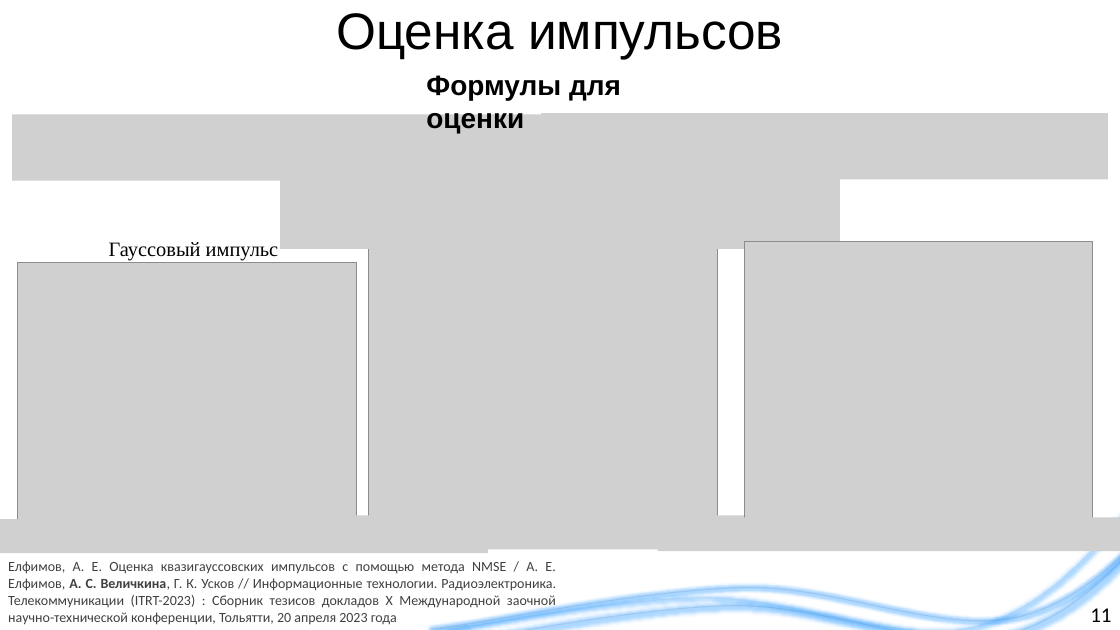
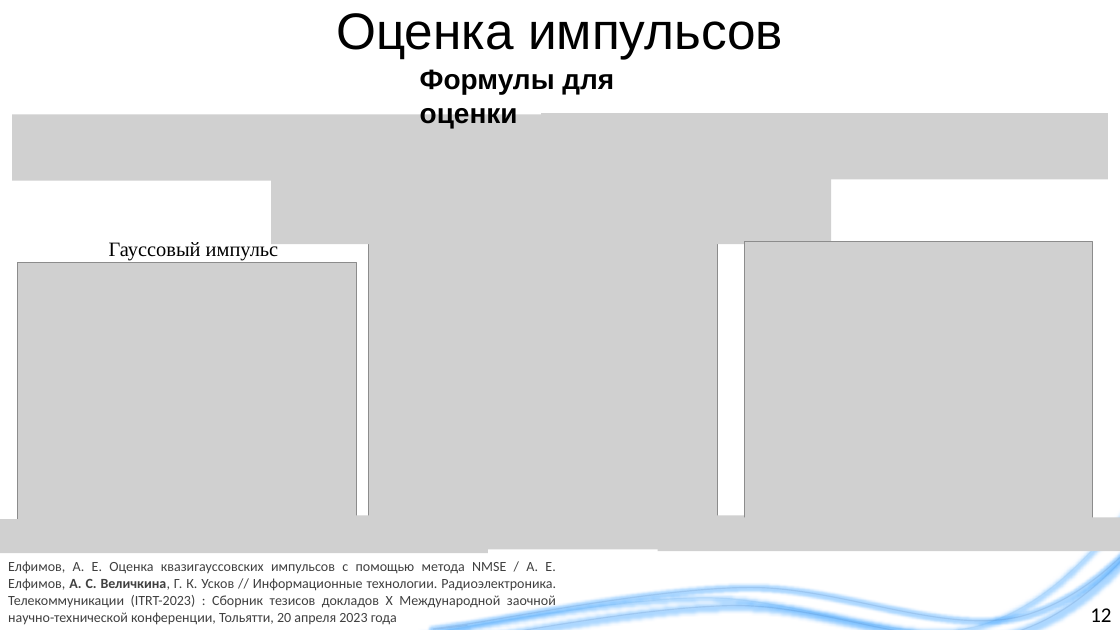
Before and after one commit to liveinscarlet/Study, a slide deck: slide 12 of Диссертация и предзащита/Презентация для предзащиты.pptx (slide 11 before the commit). Drawn at 1120x630 pixels with LibreOffice and Linux fonts; fonts in the diff are those of the drawing; grey boxes stand for pictures; background and template pictures are left out. Boxes give left, top, right and bottom in pixels: in the first picture for what was removed or moved away, otherwise in the second. Text is boxed around its words. In the diff, an @@ line names an element or a change of style, - is before the commit and + after.

```diff
--- a/Диссертация и предзащита/Презентация для предзащиты.pptx
+++ b/Диссертация и предзащита/Презентация для предзащиты.pptx
@@ text "Формулы для оценки": place and size @@
-text "Формулы для оценки" at box(426, 75, 621, 133)
+text "Формулы для оценки" at box(420, 69, 614, 128)
@@ picture: place and size @@
-picture at box(280, 176, 840, 249)
+picture at box(271, 171, 832, 244)
@@ page number at box(1090, 608, 1111, 622): text changed @@
-11
+12
```
Also in this commit, not shown: 6 other slides changed, 2 slides added, 1 slide removed, 3 other files.
